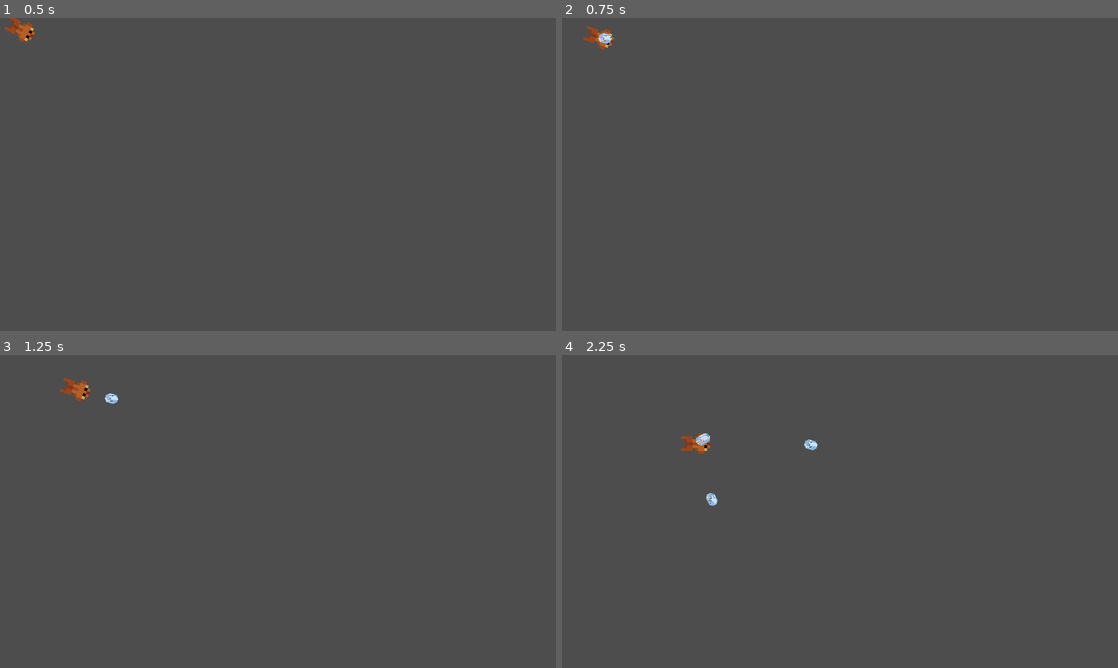
Above: before the commit, frames 1-4 (two rows, left to right).
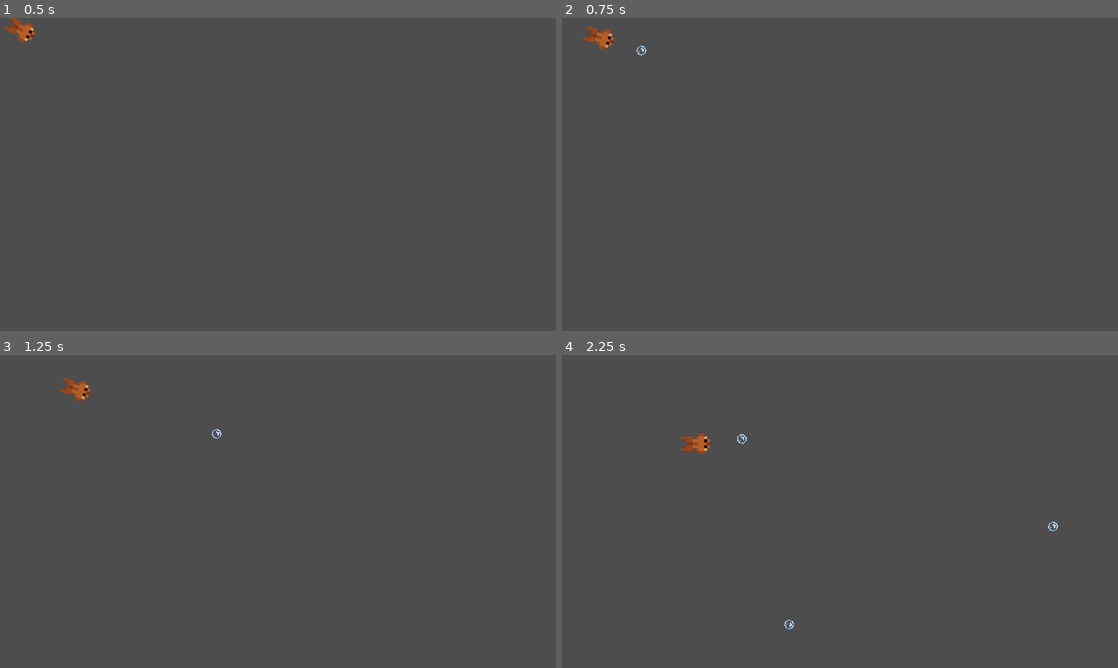
Above: after the commit, the same moments.

Repository: canaryincoalmine/Fish-Society-and-its-Bubbles
Game: Godot game, scene res://Code/Screens/Main.tscn
Same seed, same stepped clock (60 frames per second), same inputs: the game is played once before the commit and once after it.
Inputs (mouse positions are in pixels of both pictures, inside the frame that each line leads up to):
- Up to frame 1 (0.5 s): no input
- Up to frame 2 (0.75 s): move the mouse to (962, 158) at 0.52 s; click (962, 158) at 0.6 s
- Up to frame 3 (1.25 s): no input
- Up to frame 4 (2.25 s): move the mouse to (728, 527) at 1.27 s; click (728, 527) at 1.35 s; move the mouse to (895, 442) at 2.02 s; click (895, 442) at 2.1 s

Frame 1 is identical in both runs. In frame 2, less than 0.1% of the frame differs, in the area x 6-16%, y 4-12%; in frame 3, less than 0.1%; in frame 4, 0.3%, in the area x 24-90%, y 24-88%.

Commit message:
Fixed shooting fire rate

Diff:
--- a/Code/Player/Player.tscn
+++ b/Code/Player/Player.tscn
@@ -52,3 +52,11 @@
 [node name="CollisionShape2D" type="CollisionShape2D" parent="."]
 position = Vector2(1, 0)
 shape = SubResource("RectangleShape2D_1y14a")
+
+[node name="Marker2D" type="Marker2D" parent="."]
+position = Vector2(6, 0)
+
+[node name="Timer" type="Timer" parent="."]
+wait_time = 0.2
+
+[connection signal="timeout" from="Timer" to="." method="_on_timer_timeout"]
--- a/Code/Player/player.gd
+++ b/Code/Player/player.gd
@@ -4,10 +4,11 @@
 @export var FRICTION = 0.04
 @export var ACCELERATION = 0.05
 
+var reloaded = true
+
 const BULLET_SCENE = preload("res://Code/Projectiles/Player_Bullet.tscn")
 
-#func _on_ready():
-
+@onready var mouth: Marker2D = $Marker2D
 
 func get_input():
 	var mouse_position = get_viewport().get_mouse_position()
@@ -20,14 +21,20 @@
 	else:
 		velocity = velocity.lerp(Vector2.ZERO, FRICTION)
 
-	if Input.is_mouse_button_pressed(MOUSE_BUTTON_LEFT):
+	if Input.is_action_just_pressed("shoot") and reloaded:
 		var direction = mouse_position - position
 		var bullet = BULLET_SCENE.instantiate()
 		get_tree().root.add_child(bullet)
-		bullet.global_position = global_position
+		bullet.global_position = mouth.global_position
 		bullet.rotation = rotation
+		reloaded = false
+		$Timer.start()
 
 func _physics_process(delta: float) -> void:
 	get_input()
 
 	move_and_slide()
+
+
+func _on_timer_timeout() -> void:
+	reloaded = true
--- a/Code/Projectiles/player_bullet.gd
+++ b/Code/Projectiles/player_bullet.gd
@@ -1,6 +1,6 @@
 extends Area2D
 
-var SPEED = 500
+var SPEED = 1000
 
 func _process(delta):
 	position += transform.x * SPEED * delta
--- a/project.godot
+++ b/project.godot
@@ -24,28 +24,9 @@
 
 [input]
 
-up={
+shoot={
 "deadzone": 0.5,
-"events": [Object(InputEventKey,"resource_local_to_scene":false,"resource_name":"","device":0,"window_id":0,"alt_pressed":false,"shift_pressed":false,"ctrl_pressed":false,"meta_pressed":false,"pressed":false,"keycode":0,"physical_keycode":87,"key_label":0,"unicode":0,"location":0,"echo":false,"script":null)
-, Object(InputEventKey,"resource_local_to_scene":false,"resource_name":"","device":0,"window_id":0,"alt_pressed":false,"shift_pressed":false,"ctrl_pressed":false,"meta_pressed":false,"pressed":false,"keycode":0,"physical_keycode":4194320,"key_label":0,"unicode":0,"location":0,"echo":false,"script":null)
-]
-}
-down={
-"deadzone": 0.5,
-"events": [Object(InputEventKey,"resource_local_to_scene":false,"resource_name":"","device":0,"window_id":0,"alt_pressed":false,"shift_pressed":false,"ctrl_pressed":false,"meta_pressed":false,"pressed":false,"keycode":0,"physical_keycode":83,"key_label":0,"unicode":0,"location":0,"echo":false,"script":null)
-, Object(InputEventKey,"resource_local_to_scene":false,"resource_name":"","device":0,"window_id":0,"alt_pressed":false,"shift_pressed":false,"ctrl_pressed":false,"meta_pressed":false,"pressed":false,"keycode":0,"physical_keycode":4194322,"key_label":0,"unicode":0,"location":0,"echo":false,"script":null)
-]
-}
-right={
-"deadzone": 0.5,
-"events": [Object(InputEventKey,"resource_local_to_scene":false,"resource_name":"","device":0,"window_id":0,"alt_pressed":false,"shift_pressed":false,"ctrl_pressed":false,"meta_pressed":false,"pressed":false,"keycode":0,"physical_keycode":68,"key_label":0,"unicode":0,"location":0,"echo":false,"script":null)
-, Object(InputEventKey,"resource_local_to_scene":false,"resource_name":"","device":0,"window_id":0,"alt_pressed":false,"shift_pressed":false,"ctrl_pressed":false,"meta_pressed":false,"pressed":false,"keycode":0,"physical_keycode":4194321,"key_label":0,"unicode":0,"location":0,"echo":false,"script":null)
-]
-}
-left={
-"deadzone": 0.5,
-"events": [Object(InputEventKey,"resource_local_to_scene":false,"resource_name":"","device":0,"window_id":0,"alt_pressed":false,"shift_pressed":false,"ctrl_pressed":false,"meta_pressed":false,"pressed":false,"keycode":0,"physical_keycode":65,"key_label":0,"unicode":0,"location":0,"echo":false,"script":null)
-, Object(InputEventKey,"resource_local_to_scene":false,"resource_name":"","device":0,"window_id":0,"alt_pressed":false,"shift_pressed":false,"ctrl_pressed":false,"meta_pressed":false,"pressed":false,"keycode":0,"physical_keycode":4194319,"key_label":0,"unicode":0,"location":0,"echo":false,"script":null)
+"events": [Object(InputEventMouseButton,"resource_local_to_scene":false,"resource_name":"","device":-1,"window_id":0,"alt_pressed":false,"shift_pressed":false,"ctrl_pressed":false,"meta_pressed":false,"button_mask":0,"position":Vector2(0, 0),"global_position":Vector2(0, 0),"factor":1.0,"button_index":1,"canceled":false,"pressed":false,"double_click":false,"script":null)
 ]
 }
 
